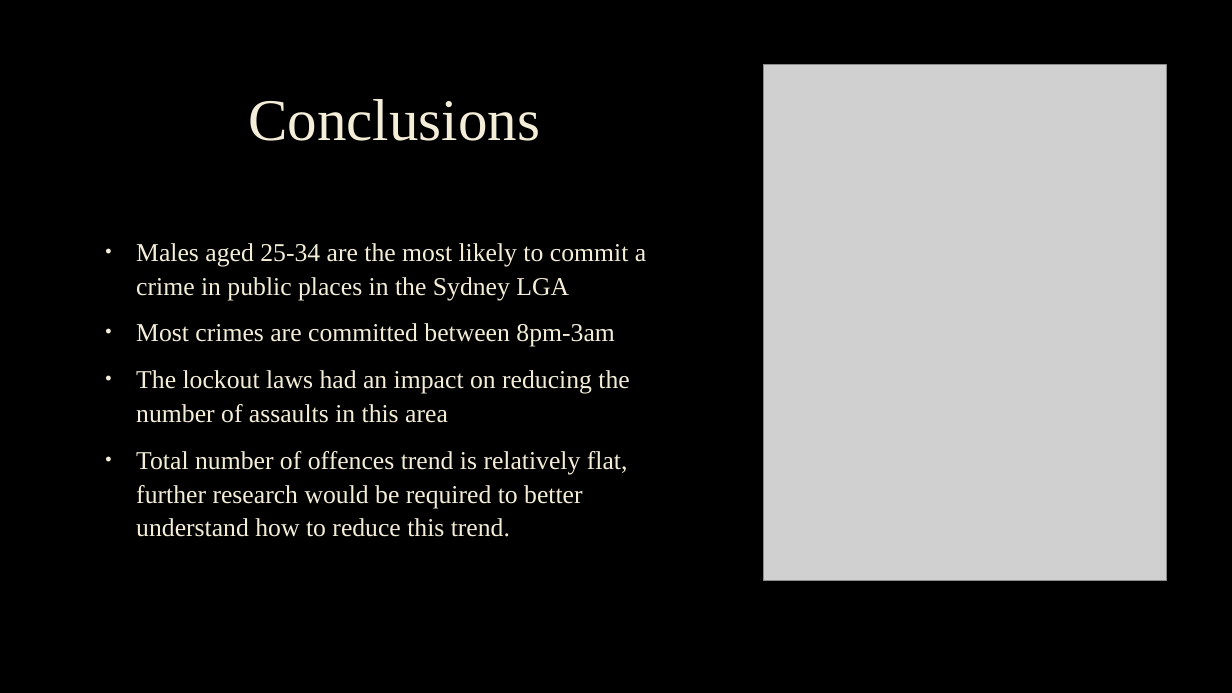
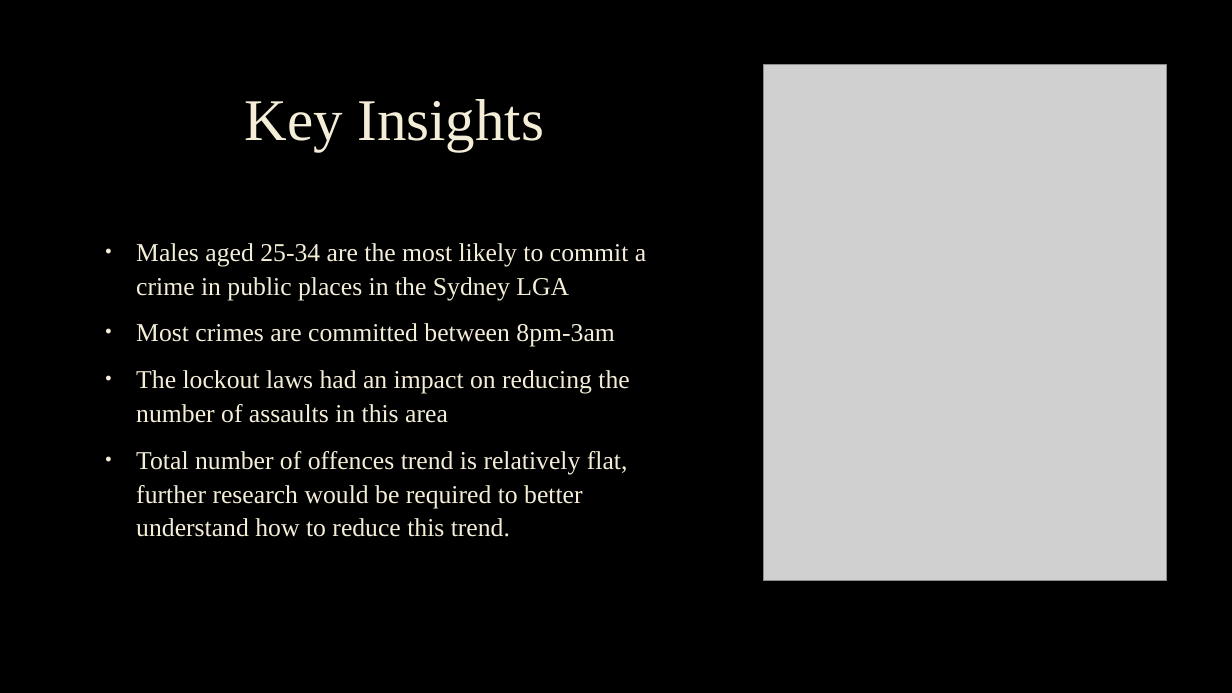
Before and after one commit to sebgiunta/IOD_Mini_Project_1_crimedata, a slide deck: slide 24 of IOD - Mini Project 1 - Slides.pptx (slide 19 before the commit). Drawn at 1232x693 pixels with LibreOffice and Linux fonts; fonts in the diff are those of the drawing; grey boxes stand for pictures; background and template pictures are left out. Boxes give left, top, right and bottom in pixels: in the first picture for what was removed or moved away, otherwise in the second. Text is boxed around its words. In the diff, an @@ line names an element or a change of style, - is before the commit and + after.

```diff
--- a/IOD - Mini Project 1 - Slides.pptx
+++ b/IOD - Mini Project 1 - Slides.pptx
@@ title at (x1=244, y1=99, x2=544, y2=150): text changed @@
-Conclusions
+Key Insights
```
Also in this commit, not shown: 2 other slides changed, 5 slides added.
